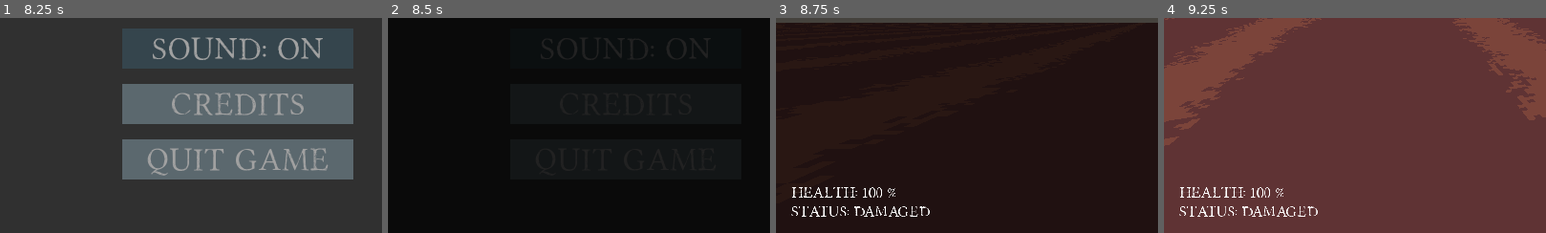
Above: before the commit, frames 1-4 (left to right).
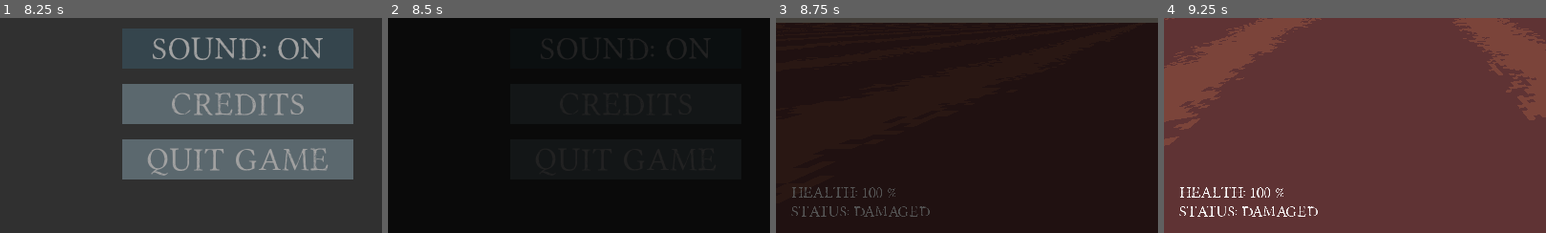
Above: after the commit, the same moments.

Repository: dzejpi/the-heat
Game: Godot game, scene res://scenes/SplashScene.tscn
The game is run twice, just before and just after one commit, with the same random seed, the same clock (stepped at 60 frames per second) and the same inputs.
Inputs (mouse positions are % of the whole screen's width and height, from its top left):
- Up to frame 1 (8.25 s): move the mouse to (72, 45) at 0.52 s; hold D (move_right) 0.53-1.28 s; tap Space (dialog_end) at 0.6, 2.1, 2.75, 3.6, 5.1, 5.75, 6.6 s; move the mouse to (30, 55) at 1.27 s; hold S (move_down) 1.28-2.03 s; tap Shift (move_sprint) every 1.5 s from 1.35 to 7.35 s; tap Enter at 2, 5 s; move the mouse to (60, 28) at 2.02 s; hold D (move_right) 2.03-2.78 s; move the mouse to (45, 70) at 2.77 s; hold W (move_up) 2.78-3.53 s; move the mouse to (80, 65) at 3.52 s; hold A (move_left) 3.53-5.03 s; move the mouse to (20, 35) at 4.27 s; move the mouse to (55, 50) at 5.02 s; hold S (move_down) 5.03-5.78 s; move the mouse to (35, 25) at 5.77 s; hold D (move_right) 5.78-6.53 s; move the mouse to (72, 45) at 6.52 s; hold W (move_up) 6.53-7.28 s; move the mouse to (30, 55) at 7.27 s; hold D (move_right) 7.28-8 s; click "New Game" at 8 s
- Up to frame 2 (8.5 s): no input
- Up to frame 3 (8.75 s): no input
- Up to frame 4 (9.25 s): move the mouse to (52, 48) at 8.77 s; hold W (move_up) from 8.78 s (still down); tap Space (dialog_end) at 8.85 s
The pictures show only the part of the screen within x 0-50%, y 50-100%; the shares and areas given below are measured in that part.

Frames 1-2 are identical in both runs. In frame 3, 0.9% of the frame differs, in the area x 4-41%, y 78-93%; in frame 4, nothing differs.

Commit message:
Moved UI to player.

Diff:
--- a/scenes/GameSceneOne.tscn
+++ b/scenes/GameSceneOne.tscn
@@ -7,7 +7,6 @@
 [ext_resource path="res://scenes/EnvironmentScene.tscn" type="PackedScene" id=5]
 [ext_resource path="res://assets/visual/skybox/ase_skybox.png" type="Texture" id=6]
 [ext_resource path="res://scenes/SorghumScene.tscn" type="PackedScene" id=7]
-[ext_resource path="res://assets/fonts/portmanteau/portmanteau_regular.ttf" type="DynamicFontData" id=8]
 
 [sub_resource type="PanoramaSky" id=1]
 panorama = ExtResource( 6 )
@@ -16,10 +15,6 @@
 background_mode = 2
 background_sky = SubResource( 1 )
 ambient_light_color = Color( 1, 1, 1, 1 )
-
-[sub_resource type="DynamicFont" id=3]
-size = 24
-font_data = ExtResource( 8 )
 
 [node name="GameSceneOne" type="Spatial"]
 script = ExtResource( 3 )
@@ -55,21 +50,3 @@
 transform = Transform( 3, 0, 0, 0, 3, 0, 0, 0, 3, 0, 0, 4 )
 
 [node name="TransitionOverlay" parent="." instance=ExtResource( 2 )]
-
-[node name="UI" type="Node2D" parent="."]
-
-[node name="CropLabels" type="Node2D" parent="UI"]
-position = Vector2( 32, 800 )
-
-[node name="CropStatusLabel" type="Label" parent="UI/CropLabels"]
-margin_top = 40.0
-margin_right = 348.0
-margin_bottom = 70.0
-custom_fonts/font = SubResource( 3 )
-text = "Status: DAMAGED"
-
-[node name="CropHealthLabel" type="Label" parent="UI/CropLabels"]
-margin_right = 348.0
-margin_bottom = 30.0
-custom_fonts/font = SubResource( 3 )
-text = "Health: 100 %"
--- a/scenes/PlayerScene.tscn
+++ b/scenes/PlayerScene.tscn
@@ -1,9 +1,14 @@
-[gd_scene load_steps=3 format=2]
+[gd_scene load_steps=5 format=2]
 
 [ext_resource path="res://scripts/PlayerScript.gd" type="Script" id=1]
+[ext_resource path="res://assets/fonts/portmanteau/portmanteau_regular.ttf" type="DynamicFontData" id=2]
 
 [sub_resource type="CapsuleShape" id=1]
 radius = 0.5
+
+[sub_resource type="DynamicFont" id=2]
+size = 24
+font_data = ExtResource( 2 )
 
 [node name="Player" type="KinematicBody"]
 transform = Transform( 1, 0, 0, 0, 1, 0, 0, 0, 1, 0, 1, 0 )
@@ -24,3 +29,21 @@
 shape = SubResource( 1 )
 
 [node name="UI" type="Node" parent="."]
+
+[node name="UI2" type="Node2D" parent="."]
+
+[node name="CropLabels" type="Node2D" parent="UI2"]
+position = Vector2( 32, 800 )
+
+[node name="CropStatusLabel" type="Label" parent="UI2/CropLabels"]
+margin_top = 40.0
+margin_right = 348.0
+margin_bottom = 70.0
+custom_fonts/font = SubResource( 2 )
+text = "Status: DAMAGED"
+
+[node name="CropHealthLabel" type="Label" parent="UI2/CropLabels"]
+margin_right = 348.0
+margin_bottom = 30.0
+custom_fonts/font = SubResource( 2 )
+text = "Health: 100 %"
Not shown: 1 places in scenes/GameSceneOne.tscn that only renumber resources
